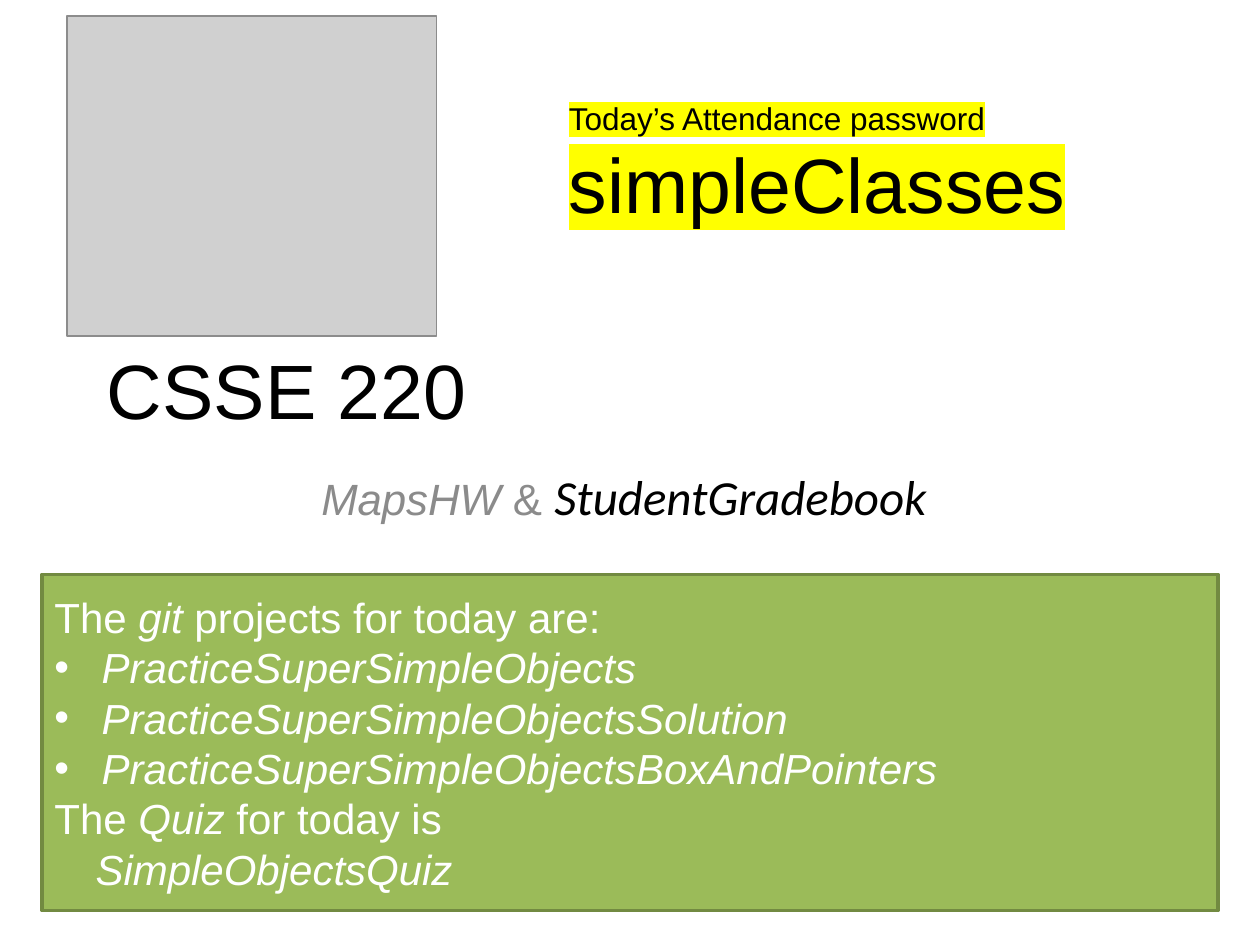
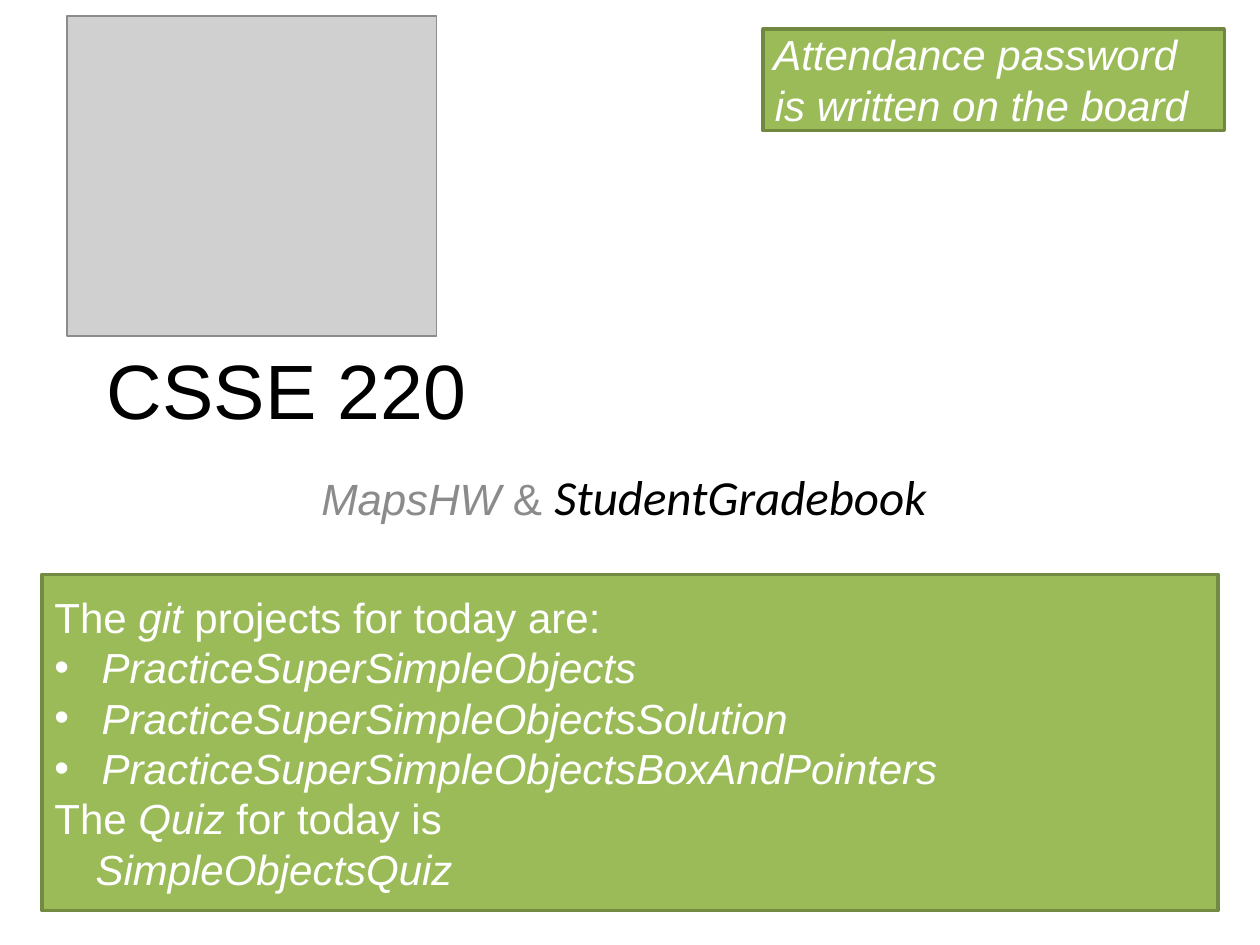
Before and after one commit to RHIT-CSSE/csse220, a slide deck: slide 1 of ClassMaterials/SimpleObjects/Slides/Part1-TodaysStartup.pptx. Drawn at 1260x945 pixels with LibreOffice and Linux fonts; fonts in the diff are those of the drawing; grey boxes stand for pictures. Boxes give left, top, right and bottom in pixels: in the first picture for what was removed or moved away, otherwise in the second. Text is boxed around its words. In the diff, an @@ line names an element or a change of style, - is before the commit and + after.

Commit message:
making all slides reference the board instead of needing to modify to add a password

```diff
--- a/ClassMaterials/SimpleObjects/Slides/Part1-TodaysStartup.pptx
+++ b/ClassMaterials/SimpleObjects/Slides/Part1-TodaysStartup.pptx
@@ rectangle added at (x1=764, y1=29, x2=1225, y2=131), fill #9BBB59, outline #718841 2 pt, 24 pt, text #FFFFFF, italic @@
+Attendance password
+is written on the board
@@ text removed at (x1=569, y1=107, x2=1065, y2=228) @@
-Today’s Attendance password
-simpleClasses
```
Also in this commit, not shown: 22 other files.
